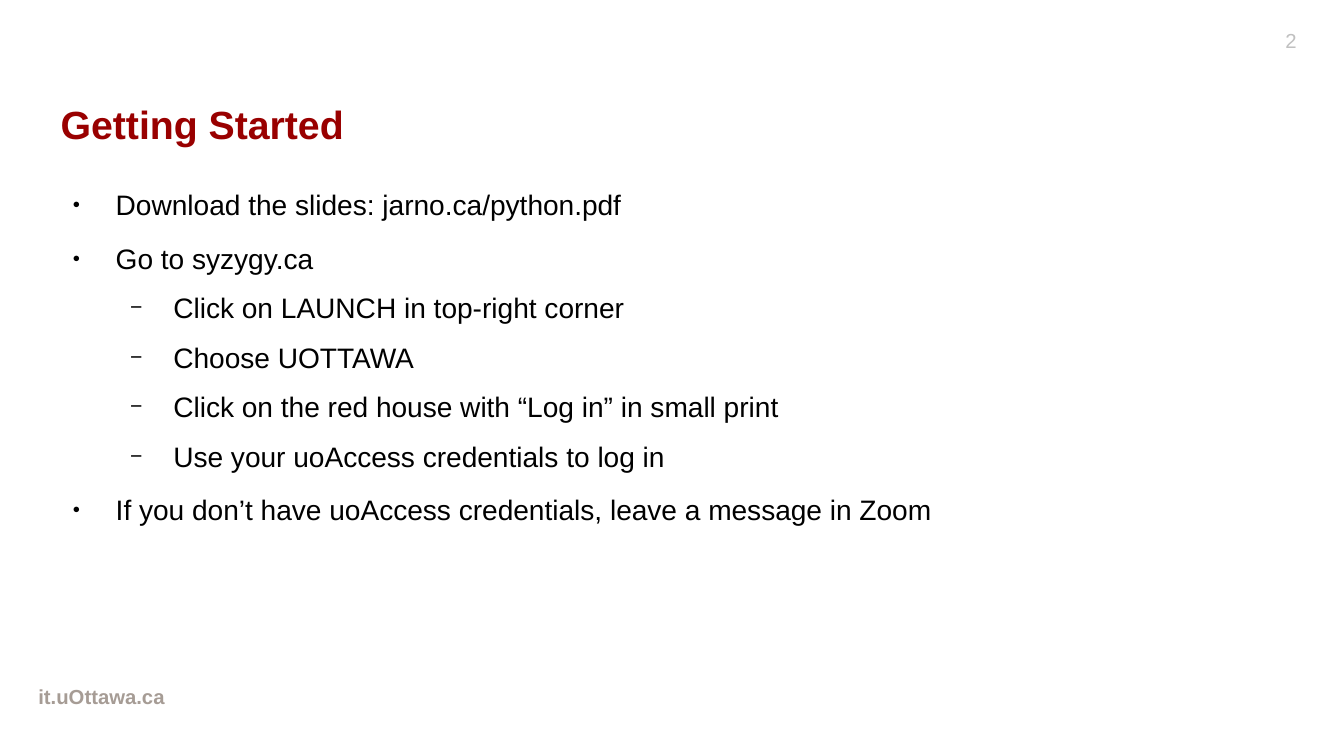
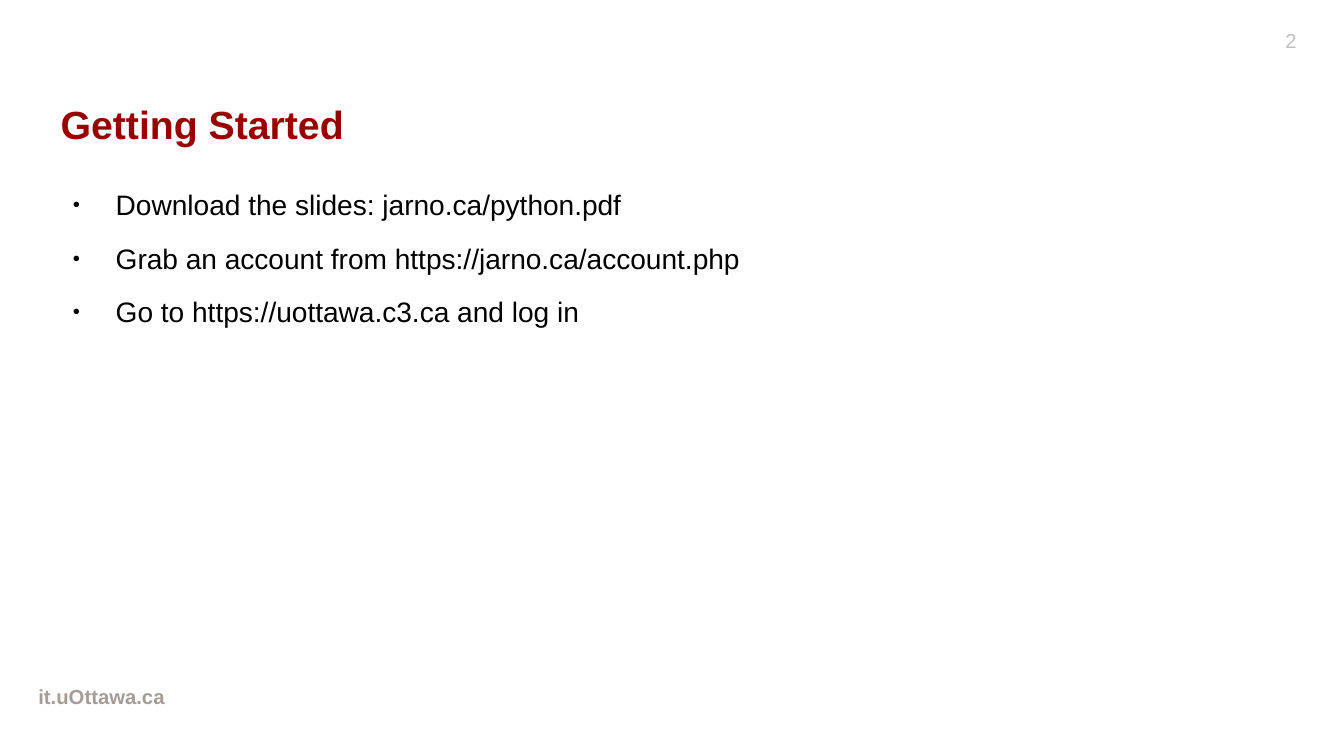
Before and after one commit to uOttawa-IT-Research-teaching/python-workshop, a slide deck: slide 2 of Slides.odp. Drawn at 1344x756 pixels with LibreOffice and Linux fonts; fonts in the diff are those of the drawing; background and template pictures are left out. Boxes give left, top, right and bottom in pixels: in the first picture for what was removed or moved away, otherwise in the second. Text is boxed around its words. In the diff, an @@ line names an element or a change of style, - is before the commit and + after.

```diff
--- a/Slides.odp
+++ b/Slides.odp
@@ text at box(116, 248, 740, 327): text changed @@
-● Go to syzygy.ca
-  − Click on LAUNCH in top-right corner
-  − Choose UOTTAWA
-  − Click on the red house with “Log in” in small print
-  − Use your uoAccess credentials to log in
-● If you don’t have uoAccess credentials, leave a message in Zoom
+● Grab an account from https://jarno.ca/account.php
+● Go to https://uottawa.c3.ca and log in
```
Also in this commit, not shown: 3 other slides changed.
